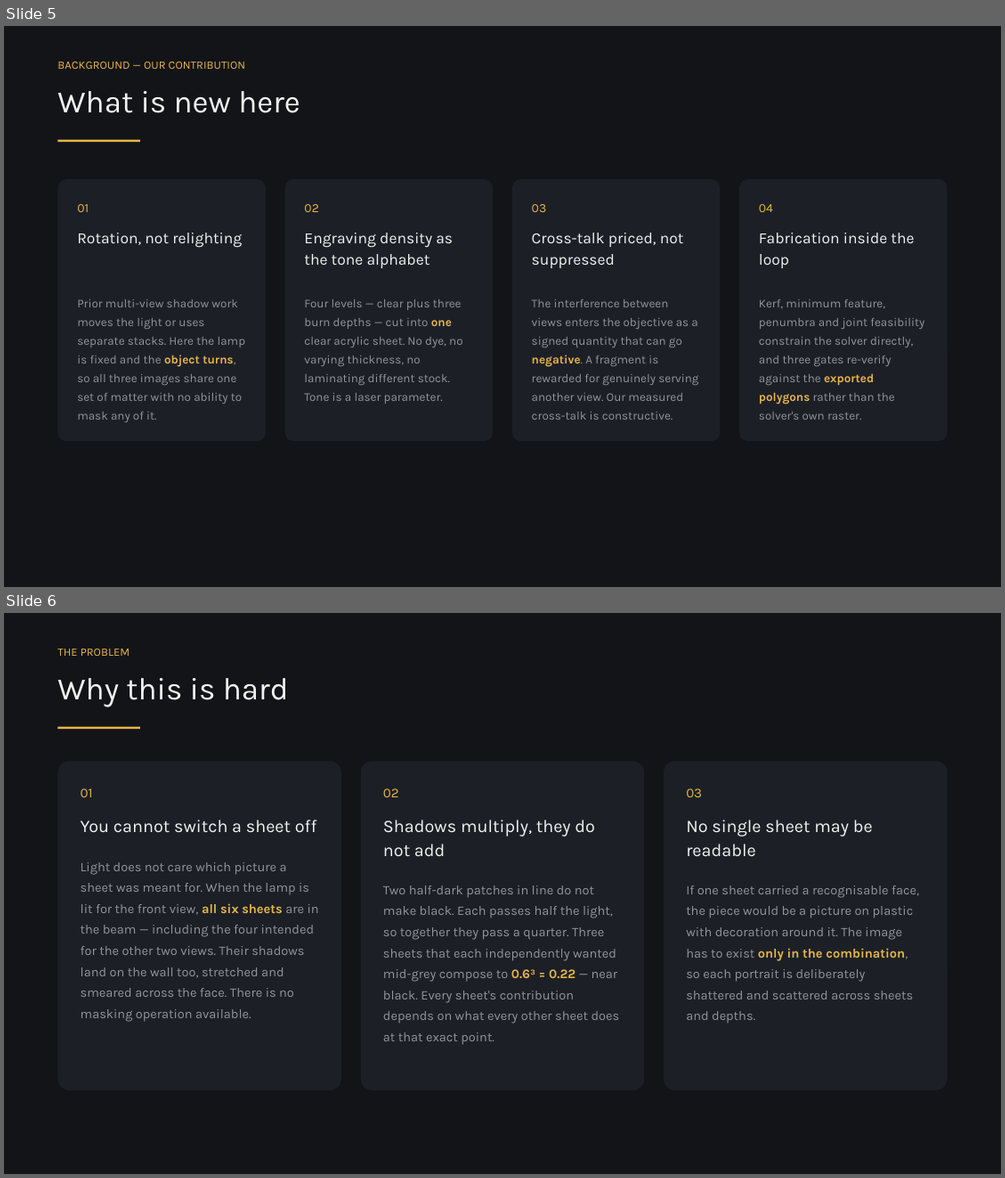
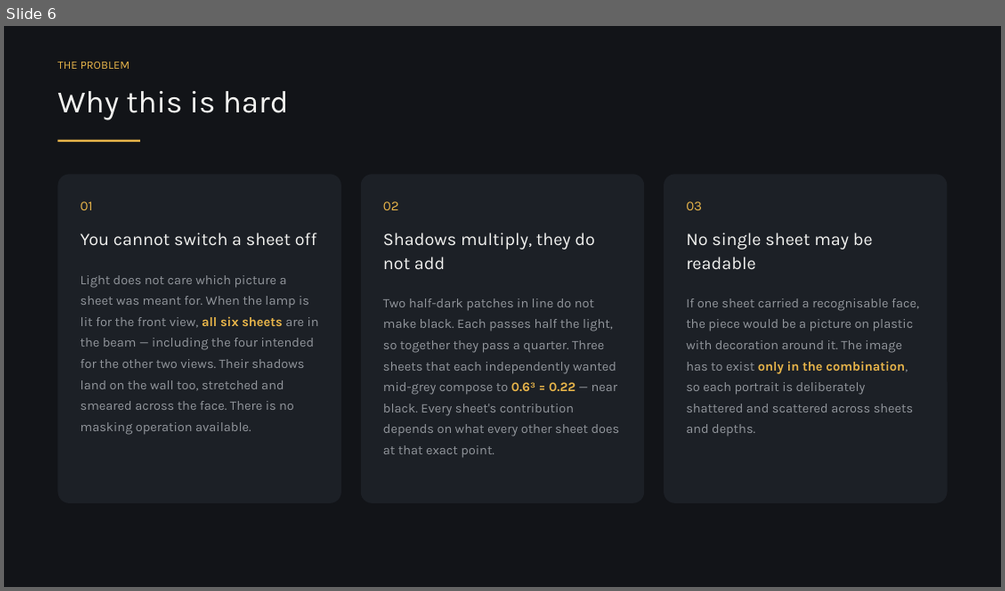
Before and after one commit to shathan18/school, a slide deck: MoP26_ShadowArt_final.pptx. Shown one above the other, each under a label of ours: slides 5 and 6 before the commit, slide 6 after it. The pictures are 1005x1178 and 1005x591 pixels, drawn with LibreOffice and Linux fonts; fonts in the diff are those of the drawing. Boxes give left, top, right and bottom in pixels: in the first picture for what was removed or moved away, otherwise in the second. Text is boxed around its words. In the diff, an @@ line names an element or a change of style, - is before the commit and + after.

```diff
--- a/MoP26_ShadowArt_final.pptx
+++ b/MoP26_ShadowArt_final.pptx
@@ slide 5 removed at box(4, 26, 1001, 587), background #121418 @@
@@ text removed at box(57, 62, 245, 69) @@
-BACKGROUND — OUR CONTRIBUTION
@@ text removed at box(57, 91, 300, 113) @@
-What is new here
@@ rectangle removed at box(57, 140, 140, 142) @@
@@ rounded rectangle removed at box(57, 179, 266, 441) @@
@@ rounded rectangle removed at box(285, 179, 493, 441) @@
@@ rounded rectangle removed at box(512, 179, 720, 441) @@
@@ rounded rectangle removed at box(739, 179, 947, 441) @@
@@ text removed at box(77, 204, 242, 248) @@
-01
-Rotation, not relighting
@@ text removed at box(304, 204, 453, 268) @@
-02
-Engraving density as the tone alphabet
@@ text removed at box(532, 204, 684, 268) @@
-03
-Cross-talk priced, not suppressed
@@ text removed at box(759, 204, 914, 268) @@
-04
-Fabrication inside the loop
@@ text removed at box(77, 299, 246, 422) @@
-Prior multi-view shadow work moves the light or uses separate stacks. Here the lamp is fixed and the object turns, so all three images share one set of matter with no ability to mask any of it.
@@ text removed at box(304, 299, 462, 403) @@
-Four levels — clear plus three burn depths — cut into one clear acrylic sheet. No dye, no varying thickness, no laminating different stock. Tone is a laser parameter.
@@ text removed at box(532, 299, 698, 419) @@
-The interference between views enters the objective as a signed quantity that can go negative. A fragment is rewarded for genuinely serving another view. Our measured cross-talk is constructive.
@@ text removed at box(759, 299, 924, 419) @@
-Kerf, minimum feature, penumbra and joint feasibility constrain the solver directly, and three gates re-verify against the exported polygons rather than the solver's own raster.
```
Also in this commit, not shown: 7 slides changed, 5 slides added, 3 other slides removed, 1 other file.
